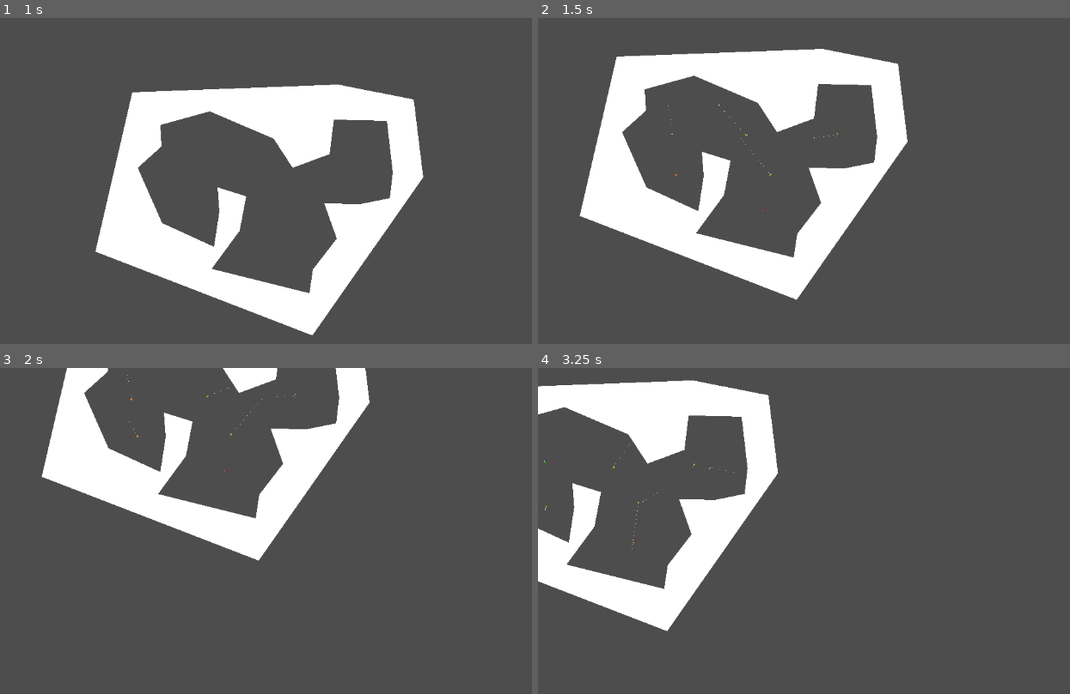
Above: before the commit, frames 1-4 (two rows, left to right).
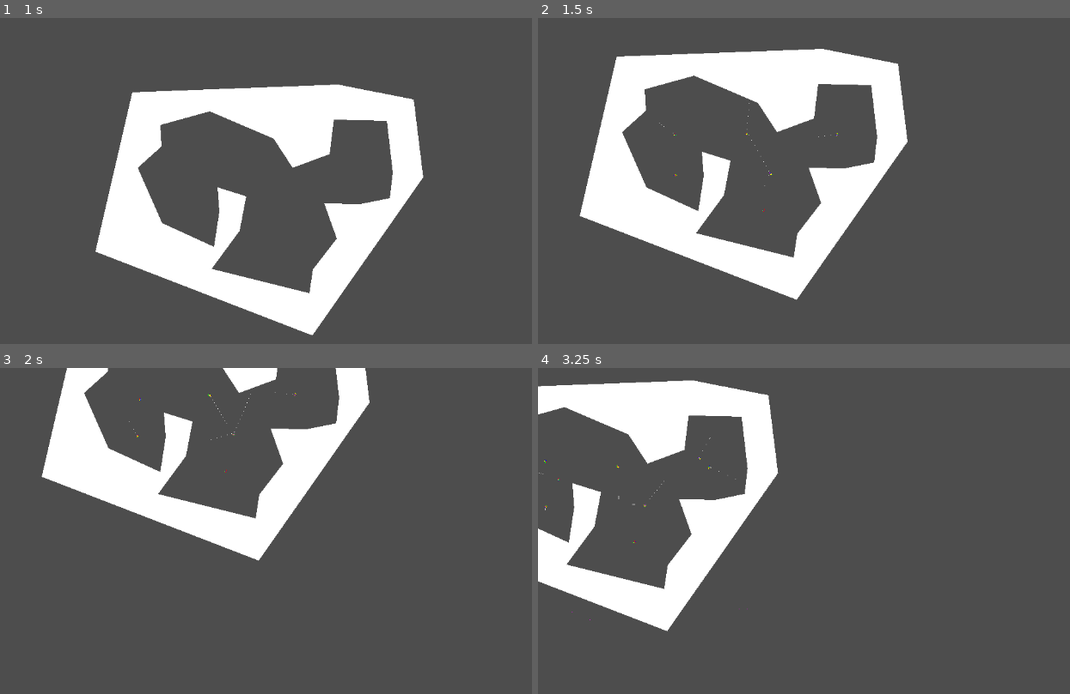
Above: after the commit, the same moments.

Repository: 06gusmog/EVOLUTIONATOR-4000
Game: Godot game, scene res://Misc/world.tscn
Same seed, same stepped clock (60 frames per second), same inputs: the game is played once before the commit and once after it.
Inputs (mouse positions are in pixels of both pictures, inside the frame that each line leads up to):
- Up to frame 1 (1 s): tap Enter at 0.5 s; move the mouse to (494, 190) at 0.52 s; press the mouse at (494, 190) at 0.53 s; hold Right (right) from 0.53 s (still down)
- Up to frame 2 (1.5 s): move the mouse to (772, 246) at 1.27 s; release Right (right) at 1.28 s; release the mouse at (772, 246) at 1.28 s; hold Down (down) from 1.28 s (still down); tap Space (test input) at 1.35 s; click (772, 246) at 1.42 s
- Up to frame 3 (2 s): keep holding Down (down)
- Up to frame 4 (3.25 s): move the mouse to (830, 394) at 2.02 s; release Down (down) at 2.03 s; hold Right (right) 2.03-2.78 s; tap Shift (zoom_in) at 2.1 s; click (830, 394) at 2.17 s; move the mouse to (612, 381) at 2.77 s; hold Up (up) from 2.78 s (still down); tap Ctrl (zoom_out) at 2.85 s; click (612, 381) at 2.92 s

Frame 1 is identical in both runs. In frame 2, less than 0.1% of the frame differs, in the area x 22-57%, y 26-52%; in frame 3, less than 0.1%; in frame 4, less than 0.1%, in the area x 0-38%, y 21-56%.

Commit message:
Movement Cell Bugfix
The force now rotates with the creature

Diff:
--- a/Godot/Cell Types/Scripts/MoveCell.gd
+++ b/Godot/Cell Types/Scripts/MoveCell.gd
@@ -9,10 +9,10 @@
 	var sauce_values = get_from_sauce(special_sauce, ["angle", "weight"])
 	angle = sauce_values[0]
 	strength = sauce_values[1] * movement_tweak
-	force = Vector2(cos(angle), sin(angle)) * strength
 	sprite_2d_2.rotation = angle - PI/2
 	tags.append('Input')
 
 func _act(input, delta):
-	get_parent().apply_impulse(input * force * delta, position)
+	var direction = Vector2(cos(angle + get_parent().rotation), sin(angle + get_parent().rotation))
+	get_parent().apply_impulse(direction * strength * input * delta, position)
 	sprite_2d_2.scale.y = strength * input / (movement_tweak * 9)
